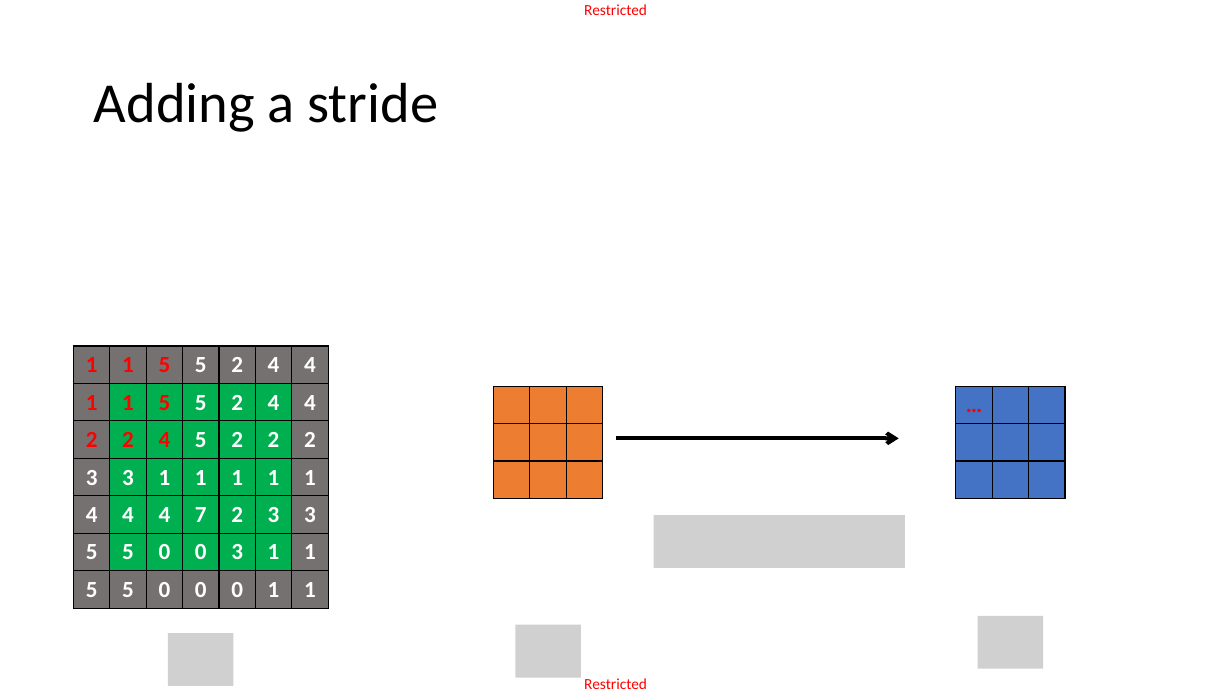
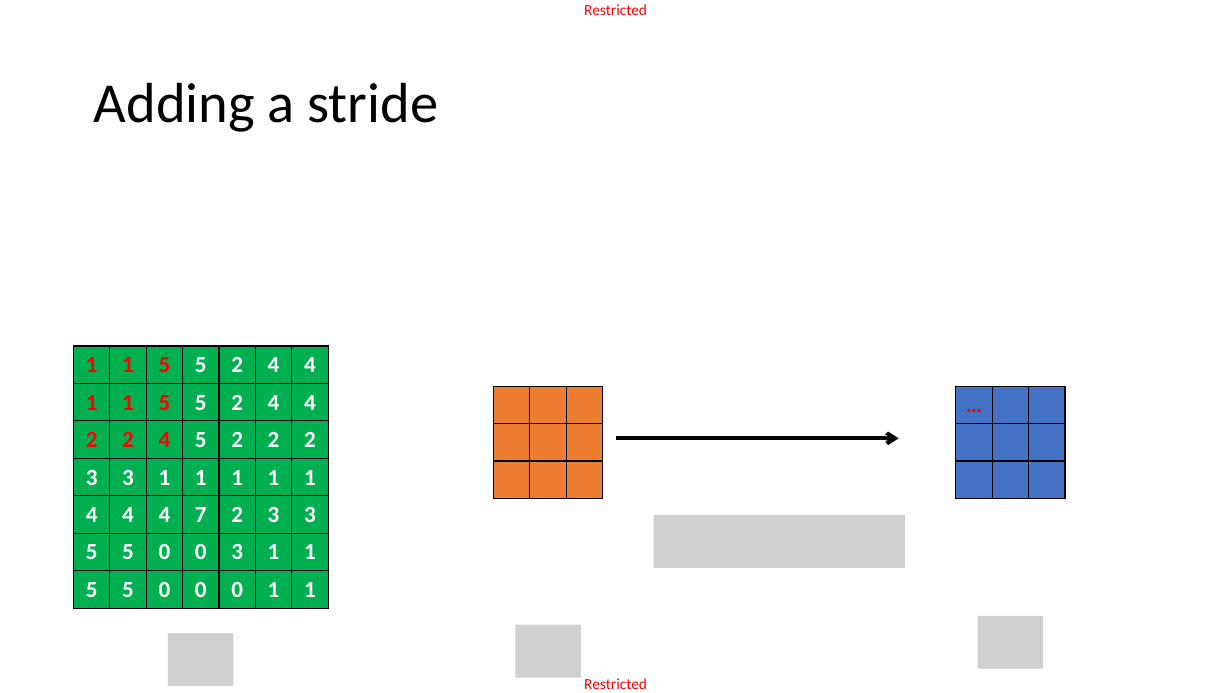
Before and after one commit to matthieudemari/SUTD_DL_50_039, a slide deck: slide 49 of W4/1. W4S1 final/W4S1.pptx (slide 47 before the commit). Drawn at 1232x693 pixels with LibreOffice and Linux fonts; fonts in the diff are those of the drawing; grey boxes stand for pictures. Boxes give left, top, right and bottom in pixels: in the first picture for what was removed or moved away, otherwise in the second. Text is boxed around its words. In the diff, an @@ line names an element or a change of style, - is before the commit and + after.

```diff
--- a/W4/1. W4S1 final/W4S1.pptx
+++ b/W4/1. W4S1 final/W4S1.pptx
@@ table at (73,346,325,604) @@
@@ fill #767171 to #00B050 in 24 cells @@
```
Also in this commit, not shown: 10 other slides changed, 2 slides added, 2 other files.
